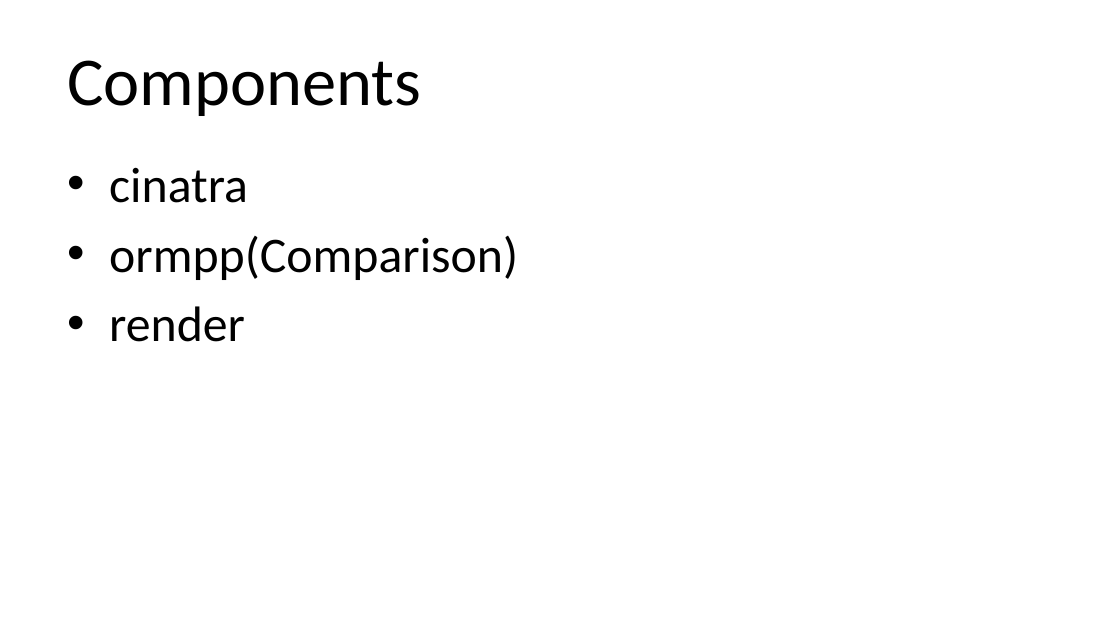
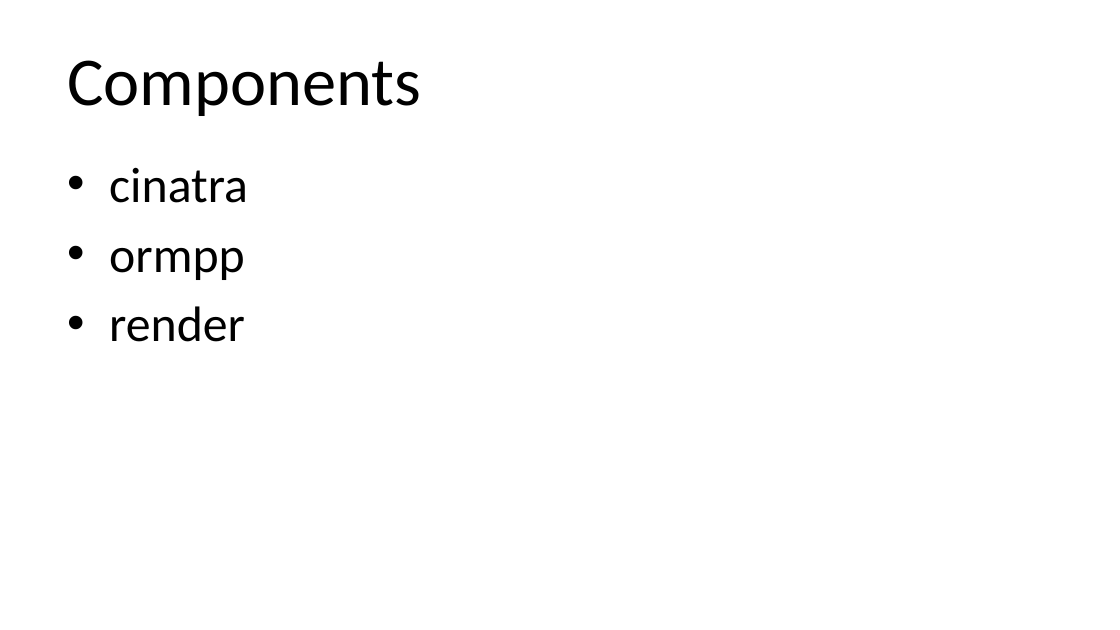
Before and after one commit to qicosmos/cppcon2018, a slide deck: slide 23 of cppcon2018.pptx. Drawn at 1120x630 pixels with LibreOffice and Linux fonts; fonts in the diff are those of the drawing. Boxes give left, top, right and bottom in pixels: in the first picture for what was removed or moved away, otherwise in the second. Text is boxed around its words. In the diff, an @@ line names an element or a change of style, - is before the commit and + after.

```diff
--- a/cppcon2018.pptx
+++ b/cppcon2018.pptx
@@ text at (x1=109, y1=247, x2=245, y2=280): text changed @@
-• ormpp(Comparison)
+• ormpp
```
Also in this commit, not shown: 5 other slides changed, 1 slide added, 1 slide removed.
